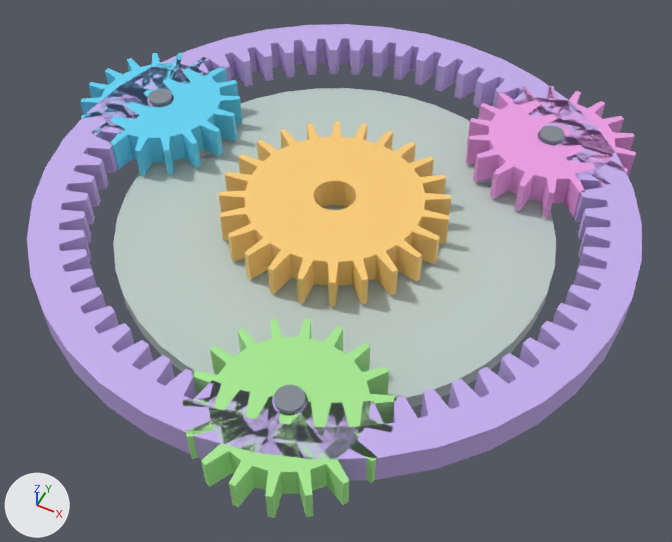
A saved change to the glTF model apps/docs/public/hero/planetary.glb.
Rendered twice from a 50 mm lens placed at (0.0709, -0.1411, 0.1581), pointed at (0.0052, -0.0098, -0.0061). Lighting does not change. The marker at lower left points along +X, +Y and +Z. The first picture is the older version. Both versions are drawn at frame 56 of the action 'inspectExplode'; the numbers are the values there.

Before the edit, the objects in view are built like this:
```python
ob_carrier_plate = bpy.data.objects.new('carrier_plate', me_carrier_plate)
ob_carrier_plate.parent = ob_simplified_planetary_gear_assembly
ob_carrier_plate.location = (0.0, 0.0, 0.0)
ob_carrier_plate.rotation_euler = (0.0, -2.932, 0.0)  # degrees (0, -168, 0)
ob_planet_gear_1_18_teeth = bpy.data.objects.new('planet_gear_1_18_teeth', me_planet_gear_1_18_teeth)
ob_planet_gear_1_18_teeth.parent = ob_simplified_planetary_gear_assembly
ob_planet_gear_1_18_teeth.location = (-56.41, 0.0, 11.99)
ob_planet_gear_1_18_teeth.rotation_euler = (0.0, 0.559, 0.0)  # degrees (0, 32, 0)
ob_planet_gear_2_18_teeth = bpy.data.objects.new('planet_gear_2_18_teeth', me_planet_gear_2_18_teeth)
ob_planet_gear_2_18_teeth.parent = ob_simplified_planetary_gear_assembly
ob_planet_gear_2_18_teeth.location = (17.82, 0.0, -54.85)
ob_planet_gear_2_18_teeth.rotation_euler = (0.0, 0.559, 0.0)  # degrees (0, 32, 0)
ob_planet_gear_3_18_teeth = bpy.data.objects.new('planet_gear_3_18_teeth', me_planet_gear_3_18_teeth)
ob_planet_gear_3_18_teeth.parent = ob_simplified_planetary_gear_assembly
ob_planet_gear_3_18_teeth.location = (38.6, 0.0, 42.86)
ob_planet_gear_3_18_teeth.rotation_euler = (0.0, 0.559, 0.0)  # degrees (0, 32, 0)
ob_planet_pin_1 = bpy.data.objects.new('planet_pin_1', me_planet_pin_1)
ob_planet_pin_1.parent = ob_simplified_planetary_gear_assembly
ob_planet_pin_1.location = (-15.33, 0.0, 3.263)
ob_planet_pin_1.rotation_euler = (0.0, -2.932, 0.0)  # degrees (0, -168, 0)
ob_planet_pin_2 = bpy.data.objects.new('planet_pin_2', me_planet_pin_2)
ob_planet_pin_2.parent = ob_simplified_planetary_gear_assembly
ob_planet_pin_2.location = (4.841, 0.0, -14.91)
ob_planet_pin_2.rotation_euler = (0.0, -2.932, 0.0)  # degrees (0, -168, 0)
ob_planet_pin_3 = bpy.data.objects.new('planet_pin_3', me_planet_pin_3)
ob_planet_pin_3.parent = ob_simplified_planetary_gear_assembly
ob_planet_pin_3.location = (10.49, 0.0, 11.65)
ob_planet_pin_3.rotation_euler = (0.0, -2.932, 0.0)  # degrees (0, -168, 0)
ob_ring_gear_60_internal_teeth = bpy.data.objects.new('ring_gear_60_internal_teeth', me_ring_gear_60_internal_teeth)
ob_ring_gear_60_internal_teeth.parent = ob_simplified_planetary_gear_assembly
ob_ring_gear_60_internal_teeth.location = (0.0, 0.0, 0.0)
ob_sun_gear_24_teeth = bpy.data.objects.new('sun_gear_24_teeth', me_sun_gear_24_teeth)
ob_sun_gear_24_teeth.parent = ob_simplified_planetary_gear_assembly
ob_sun_gear_24_teeth.location = (0.0, 0.0, 0.0)
ob_sun_gear_24_teeth.rotation_euler = (0.0, 2.304, 0.0)  # degrees (0, 132, 0)
```
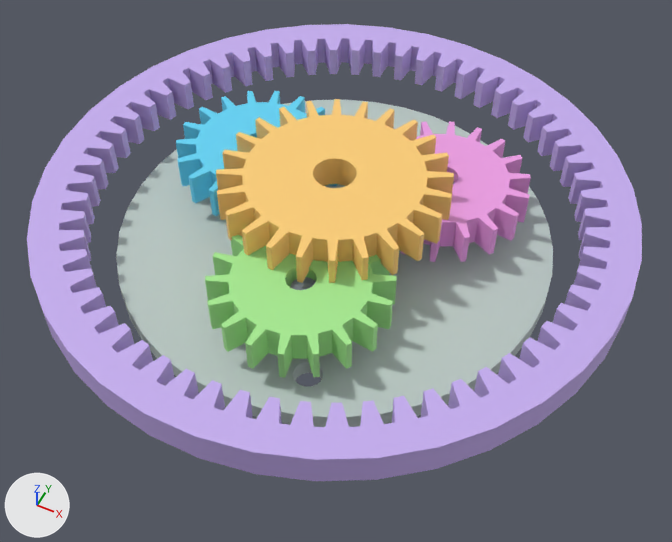
Changed parts and their boxes (x1, y1, x2, y2) in the pictures (672 x 542 px):
'carrier_plate', moved, turned
    before: (113, 88, 556, 407)
    after: (116, 100, 553, 427)
'sun_gear_24_teeth', moved
    before: (219, 121, 451, 307)
    after: (216, 99, 454, 283)
'planet_gear_2_18_teeth', moved, turned
    before: (183, 318, 397, 518)
    after: (205, 235, 397, 378)
'planet_gear_3_18_teeth', moved, turned
    before: (466, 86, 636, 217)
    after: (396, 121, 531, 262)
'planet_gear_1_18_teeth', moved, turned
    before: (80, 53, 242, 175)
    after: (176, 91, 337, 216)
'planet_pin_2', moved, turned (mostly hidden afterwards)
    before: (274, 385, 305, 416)
    after: (290, 277, 315, 290)
'planet_pin_3', moved, turned (not visible afterwards)
    before: (539, 125, 565, 145)
'planet_pin_1', moved, turned (not visible afterwards)
    before: (148, 89, 173, 107)

Edits to the bpy script that builds the scene:
```text
Change ob_carrier_plate:
    ob_carrier_plate.location: (0.0, 0.0, 0.0) -> (0.0, 3.949, 0.0)
    ob_carrier_plate.rotation_euler: (0.0, -2.932, 0.0) -> (0.0, -2.946, 0.0)  # degrees (0, -168, 0) -> degrees (0, -169, 0)
Change ob_sun_gear_24_teeth:
    ob_sun_gear_24_teeth.location: (0.0, 0.0, 0.0) -> (0.0, -6.911, 0.0)
Change ob_planet_gear_1_18_teeth:
    ob_planet_gear_1_18_teeth.location: (-56.41, 0.0, 11.99) -> (-25.26, 0.0, 8.8)
    ob_planet_gear_1_18_teeth.rotation_euler: (0.0, 0.559, 0.0) -> (0.0, 0.583, 0.0)  # degrees (0, 32, 0) -> degrees (0, 33, 0)
Change ob_planet_pin_1:
    ob_planet_pin_1.location: (-15.33, 0.0, 3.263) -> (15.8, 3.949, 0.0)
    ob_planet_pin_1.rotation_euler: (0.0, -2.932, 0.0) -> (0.0, -2.946, 0.0)  # degrees (0, -168, 0) -> degrees (0, -169, 0)
Change ob_planet_gear_2_18_teeth:
    ob_planet_gear_2_18_teeth.location: (17.82, 0.0, -54.85) -> (5.009, 0.0, -26.28)
    ob_planet_gear_2_18_teeth.rotation_euler: (0.0, 0.559, 0.0) -> (0.0, 0.583, 0.0)  # degrees (0, 32, 0) -> degrees (0, 33, 0)
Change ob_planet_pin_2:
    ob_planet_pin_2.location: (4.841, 0.0, -14.91) -> (-7.898, 3.949, 13.68)
    ob_planet_pin_2.rotation_euler: (0.0, -2.932, 0.0) -> (0.0, -2.946, 0.0)  # degrees (0, -168, 0) -> degrees (0, -169, 0)
Change ob_planet_gear_3_18_teeth:
    ob_planet_gear_3_18_teeth.location: (38.6, 0.0, 42.86) -> (20.25, 0.0, 17.48)
    ob_planet_gear_3_18_teeth.rotation_euler: (0.0, 0.559, 0.0) -> (0.0, 0.583, 0.0)  # degrees (0, 32, 0) -> degrees (0, 33, 0)
Change ob_planet_pin_3:
    ob_planet_pin_3.location: (10.49, 0.0, 11.65) -> (-7.898, 3.949, -13.68)
    ob_planet_pin_3.rotation_euler: (0.0, -2.932, 0.0) -> (0.0, -2.946, 0.0)  # degrees (0, -168, 0) -> degrees (0, -169, 0)
```
